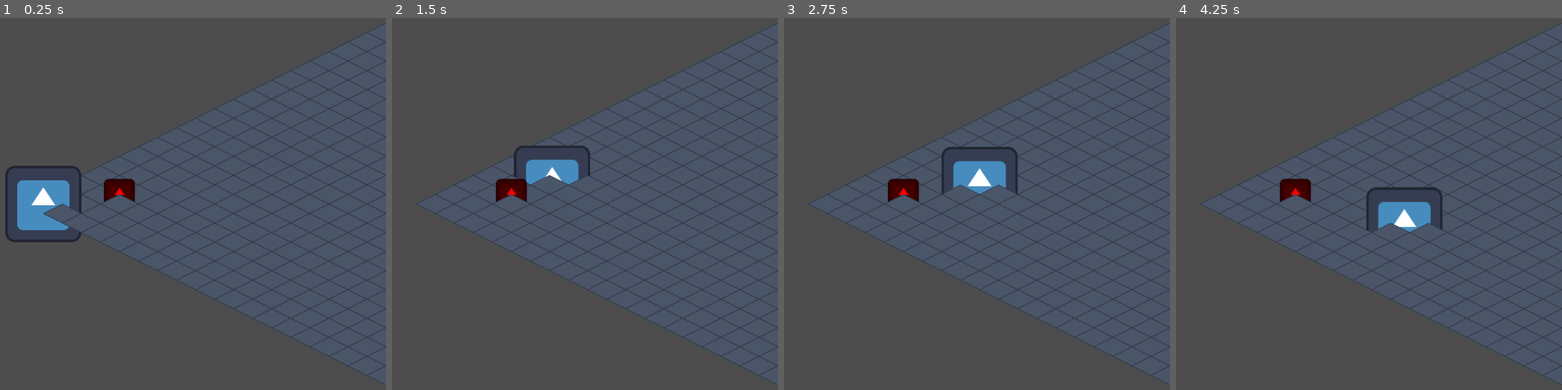
Above: before the commit, frames 1-4 (left to right).
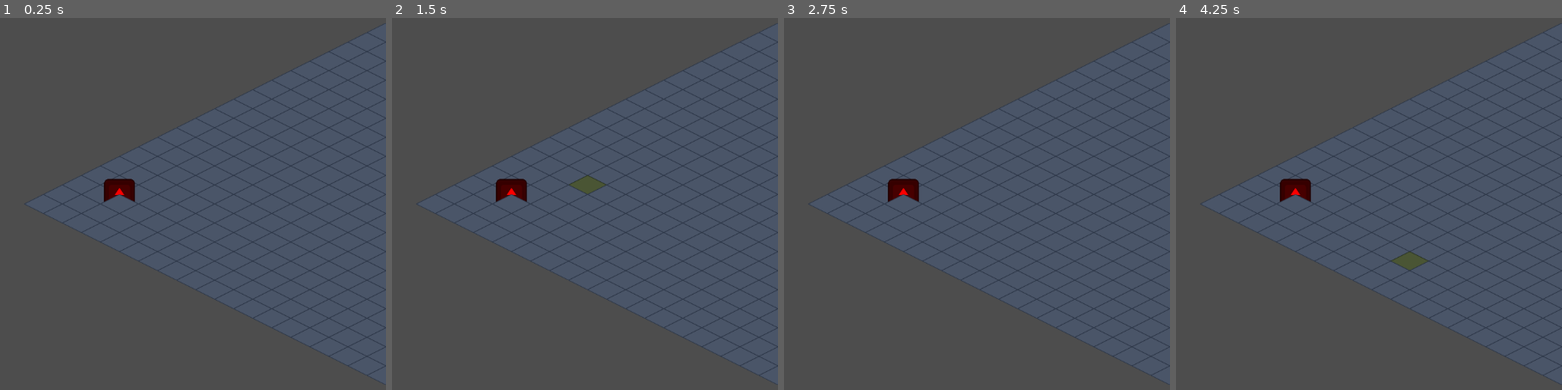
Above: after the commit, the same moments.

Repository: miles5g/milky-world
Game: Godot game, scene res://scenes/world.tscn
Two runs of this game, one before a commit and one after it. Both use one fixed random seed, a clock stepped at 60 frames per second and the inputs below. The engine's default icon, where the game draws it, is replaced by a stand-in: a white triangle on a blue panel in a dark square.
Inputs (mouse positions are in pixels of both pictures, inside the frame that each line leads up to):
- Up to frame 1 (0.25 s): no input
- Up to frame 2 (1.5 s): tap Enter at 0.5 s; move the mouse to (585, 185) at 0.52 s; click (585, 185) at 0.67 s; drag from (outside the picture) to (399, 282) at 1.27 s
- Up to frame 3 (2.75 s): tap Space at 2 s; move the mouse to (895, 118) at 2.02 s; click (895, 118) at 2.17 s
- Up to frame 4 (4.25 s): tap Enter at 2.75 s; drag from (1183, 282) to (outside the picture) at 2.77 s; tap Space at 3.5 s; move the mouse to (1423, 263) at 3.52 s; click (1423, 263) at 3.67 s

The runs differ from the first frame. In frame 1, 2.1% of the frame differs, in the area x 1-22%, y 39-61%; in frame 2, 1.2%; in frame 3, 1.3%; in frame 4, 1.5%.

Commit message:
Add camera snap-follow and player facing flip
- Camera now recenters only when player exits deadzone
- Player sprite flips horizontally based on movement direction
- Destination tile highlight glows and clears on arrival

Made-with: Cursor

Diff:
--- a/scenes/world.tscn
+++ b/scenes/world.tscn
@@ -2,7 +2,7 @@
 
 [ext_resource type="Script" uid="uid://ogyboyofyrlc" path="res://scripts/world.gd" id="1_world"]
 [ext_resource type="TileSet" uid="uid://c47fgk0noew6b" path="res://assets/tiles/floor_tileset.tres" id="2_tileset"]
-[ext_resource type="Texture2D" uid="uid://dk5h8hyxpi2ur" path="res://icon.svg" id="3_icon"]
+[ext_resource type="Texture2D" uid="uid://4enf62cjlasu" path="res://svgwaves_io_sonic.svg" id="3_4wyf3"]
 
 [sub_resource type="NavigationPolygon" id="NavigationPolygon_1"]
 
@@ -19,7 +19,8 @@
 [node name="Player" type="Node2D" parent="." unique_id=2000000000]
 
 [node name="Sprite2D" type="Sprite2D" parent="Player" unique_id=2010722316]
-texture = ExtResource("3_icon")
+scale = Vector2(0.1, 0.1)
+texture = ExtResource("3_4wyf3")
 
 [node name="NavigationRegion2D" type="NavigationRegion2D" parent="." unique_id=1725100560]
 navigation_polygon = SubResource("NavigationPolygon_1")
--- a/scripts/world.gd
+++ b/scripts/world.gd
@@ -14,6 +14,8 @@
 @onready var floor_layer: TileMapLayer = $FloorLayer
 @onready var camera: Camera2D = $Camera2D
 @onready var player: Node2D = $Player
+@onready var player_sprite: Sprite2D = $Player/Sprite2D
+@onready var destination_marker: Sprite2D = Sprite2D.new()
 
 var astar: AStarGrid2D
 var player_cell: Vector2i = Vector2i(0, 0)  # logical tile where the player currently stands
@@ -29,6 +31,7 @@
 	_center_camera_on_floor()
 	_init_astar()
 	_position_player_on_grid()
+	_init_destination_marker()
 	_spawn_obstacles()
 	var count := _count_floor_cells()
 	print("[World] _ready: floor painted %dx%d, cells with tile: %d" % [FLOOR_GRID_WIDTH, FLOOR_GRID_HEIGHT, count])
@@ -57,9 +60,15 @@
 		player.position = current_target_world
 		if path_cells.is_empty():
 			is_moving = false
+			destination_marker.visible = false
 			return
 		_set_next_path_target()
 		return
+
+	# Flip player horizontally based on movement direction (left/right on screen).
+	if to_target.x != 0.0:
+		var facing_right: bool = to_target.x > 0.0
+		player_sprite.flip_h = facing_right
 
 	var step: float = move_speed * delta
 	if step > dist:
@@ -96,6 +105,8 @@
 
 	if not has_tile:
 		return
+
+	_update_destination_marker(cell)
 
 	# Ask the A* brain for a path from the player's current tile to the clicked tile.
 	var path: PackedVector2Array = astar.get_point_path(player_cell, cell)
@@ -174,11 +185,26 @@
 func _set_next_path_target() -> void:
 	if path_cells.is_empty():
 		is_moving = false
+		destination_marker.visible = false
 		return
 
 	var next_cell: Vector2i = path_cells.pop_front()
 	player_cell = next_cell
 	current_target_world = floor_layer.map_to_local(next_cell)
+
+
+func _init_destination_marker() -> void:
+	# Use the same floor texture as an overlay, tinted to "glow" the tile.
+	destination_marker.texture = load("res://assets/tiles/placeholder_floor.svg")
+	destination_marker.scale = Vector2(1, 1)
+	destination_marker.modulate = Color(1, 1, 0, 0.5)  # semi-transparent yellow glow
+	destination_marker.visible = false
+	add_child(destination_marker)
+
+
+func _update_destination_marker(target_cell: Vector2i) -> void:
+	destination_marker.position = floor_layer.map_to_local(target_cell)
+	destination_marker.visible = true
 
 
 func _spawn_obstacles() -> void:
